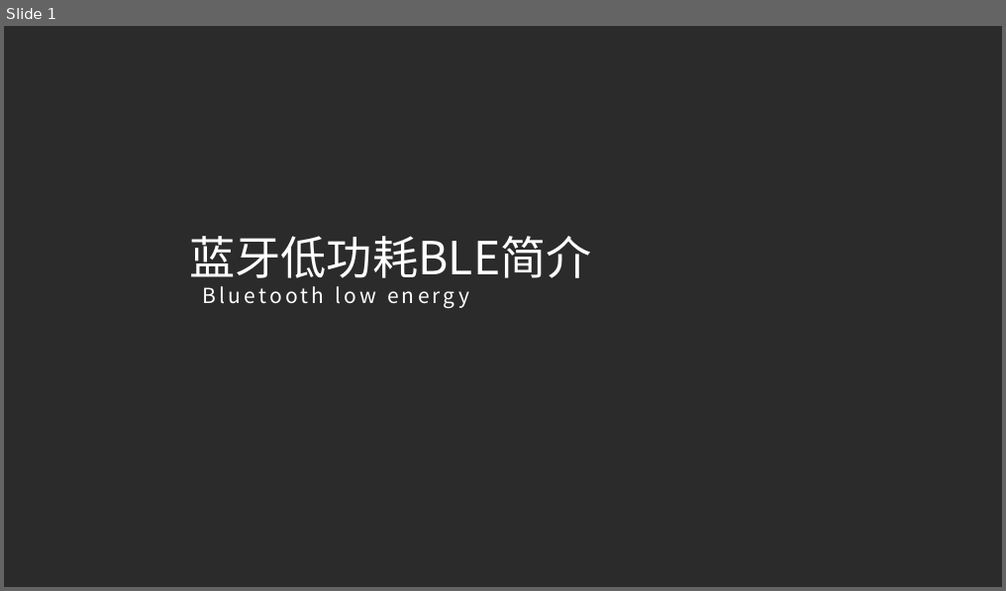
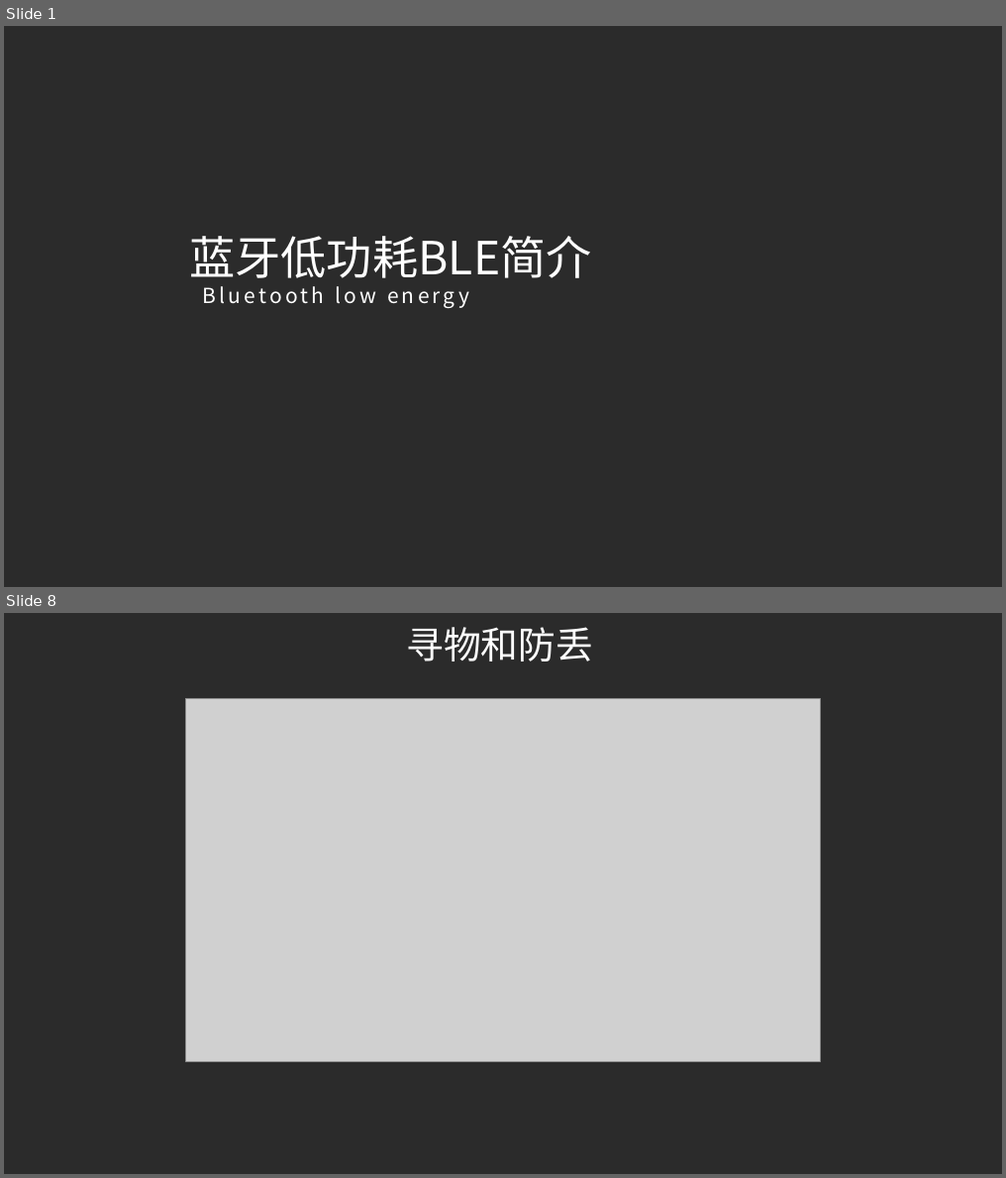
Before and after one commit to PengleiYu/BLE_PPT, a slide deck: BLE蓝牙低功耗简介.pptx. Shown one above the other, each under a label of ours: slide 1 before the commit, slides 1 and 8 after it; the slides between them are not shown. The pictures are 1006x591 and 1006x1178 pixels, drawn with LibreOffice and Linux fonts; fonts in the diff are those of the drawing; grey boxes stand for pictures; background and template pictures are left out; a plain dark background stands for a picture behind light text. Boxes give left, top, right and bottom in pixels: in the first picture for what was removed or moved away, otherwise in the second. Text is boxed around its words. In the diff, an @@ line names an element or a change of style, - is before the commit and + after.

```diff
--- a/BLE蓝牙低功耗简介.pptx
+++ b/BLE蓝牙低功耗简介.pptx
@@ slide 8 added at [4,613,1002,1174], background picture (left out) @@
@@ title added at [406,627,593,662], 36 pt, text #FFFFFF @@
+寻物和防丢
@@ picture added at [186,698,821,1061] @@
```
Also in this commit, not shown: 1 slide changed, 27 other slides added, 3 slides removed.
